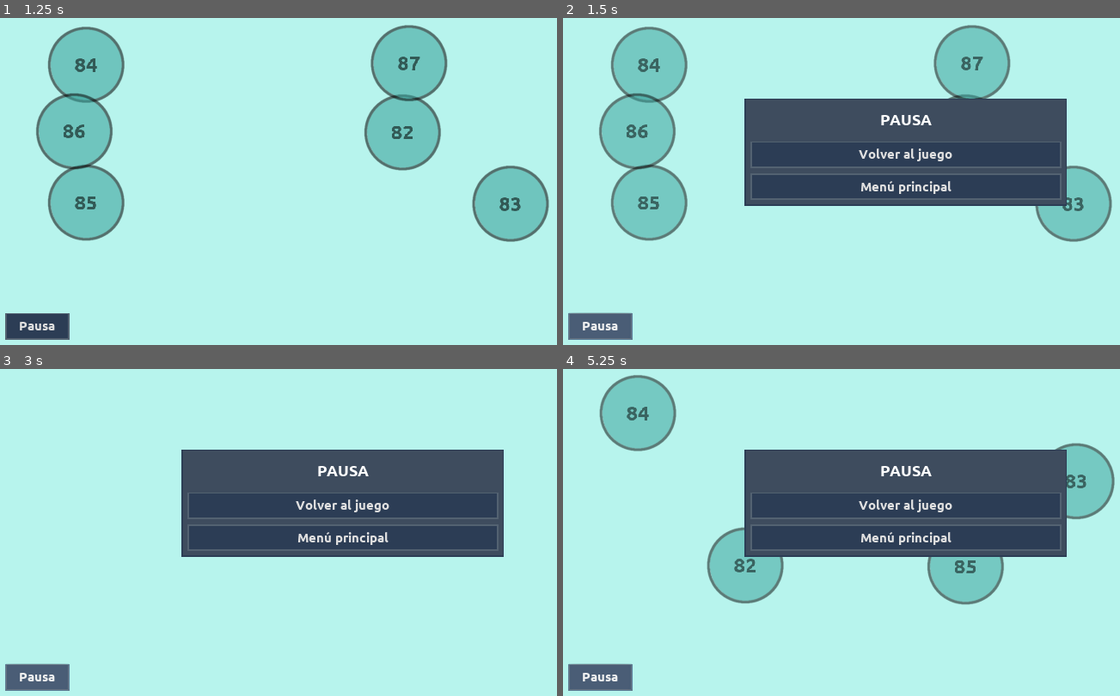
Above: before the commit, frames 1-4 (two rows, left to right).
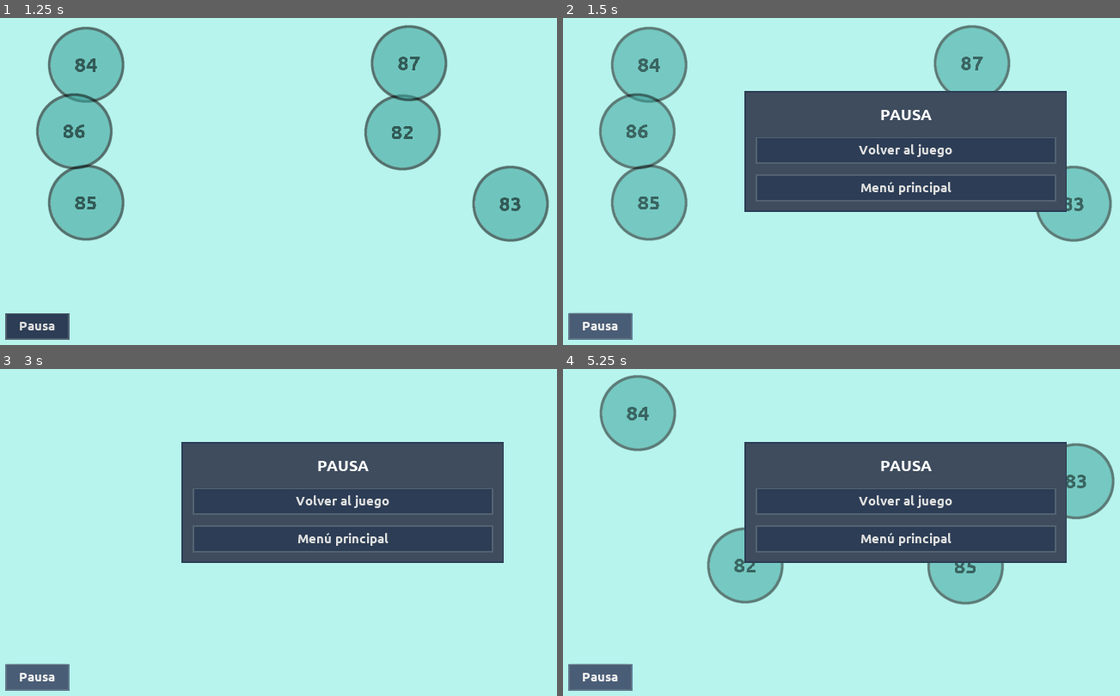
Above: after the commit, the same moments.

Repository: moisesjbc/contando-hasta-100
Game: Godot game, scene res://gui/main_menu/main_menu.tscn
Same seed, same stepped clock (60 frames per second), same inputs: the game is played once before the commit and once after it.
Inputs:
- Up to frame 1 (1.25 s): click "Empezar juego" at 0.5 s
- Up to frame 2 (1.5 s): click "Pausa" at 1.25 s
- Up to frame 3 (3 s): click "Volver al juego" at 2 s; click "Pausa" at 2.75 s
- Up to frame 4 (5.25 s): click "Menú principal" at 3.5 s; click "Empezar juego" at 4.25 s; click "Pausa" at 5 s

Frame 1 is identical in both runs. In frame 2, 4.1% of the frame differs, in the area x 32-91%, y 22-60%; in frame 3, 4.1%; in frame 4, 4.1%.

Commit message:
Minor adjustmens to pause menu

Diff:
--- a/godot-project/gameplay/gui/pause_menu.tscn
+++ b/godot-project/gameplay/gui/pause_menu/pause_menu.tscn
@@ -3,7 +3,7 @@
 [ext_resource path="res://gui/panel/panel.tscn" type="PackedScene" id=1]
 [ext_resource path="res://fonts/Ubuntu-B.ttf" type="DynamicFontData" id=2]
 [ext_resource path="res://gui/button/button.tscn" type="PackedScene" id=3]
-[ext_resource path="res://gameplay/gui/pause_menu.gd" type="Script" id=4]
+[ext_resource path="res://gameplay/gui/pause_menu/pause_menu.gd" type="Script" id=4]
 
 [sub_resource type="DynamicFont" id=1]
 size = 30
@@ -21,28 +21,28 @@
 anchor_bottom = 1.0
 
 [node name="panel" parent="center_container" instance=ExtResource( 1 )]
-margin_top = 260.0
-margin_bottom = 460.0
-rect_min_size = Vector2( 600, 200 )
+margin_top = 247.0
+margin_bottom = 472.0
+rect_min_size = Vector2( 600, 225 )
 
 [node name="margin_container" type="MarginContainer" parent="center_container/panel"]
 anchor_right = 1.0
 anchor_bottom = 1.0
-custom_constants/margin_right = 10
-custom_constants/margin_top = 10
-custom_constants/margin_left = 10
-custom_constants/margin_bottom = 10
+custom_constants/margin_right = 20
+custom_constants/margin_top = 20
+custom_constants/margin_left = 20
+custom_constants/margin_bottom = 20
 
 [node name="vbox_container" type="VBoxContainer" parent="center_container/panel/margin_container"]
-margin_left = 10.0
-margin_top = 10.0
-margin_right = 590.0
-margin_bottom = 190.0
-custom_constants/separation = 10
+margin_left = 20.0
+margin_top = 20.0
+margin_right = 580.0
+margin_bottom = 205.0
+custom_constants/separation = 20
 
 [node name="title" type="Label" parent="center_container/panel/margin_container/vbox_container"]
-margin_right = 580.0
-margin_bottom = 60.0
+margin_right = 560.0
+margin_bottom = 65.0
 size_flags_horizontal = 3
 size_flags_vertical = 3
 custom_fonts/font = SubResource( 1 )
@@ -51,15 +51,15 @@
 valign = 1
 
 [node name="resume_game_button" parent="center_container/panel/margin_container/vbox_container" instance=ExtResource( 3 )]
-margin_top = 70.0
-margin_right = 580.0
-margin_bottom = 120.0
+margin_top = 75.0
+margin_right = 560.0
+margin_bottom = 125.0
 text = "Volver al juego"
 
 [node name="return_to_main_menu_button" parent="center_container/panel/margin_container/vbox_container" instance=ExtResource( 3 )]
-margin_top = 130.0
-margin_right = 580.0
-margin_bottom = 180.0
+margin_top = 135.0
+margin_right = 560.0
+margin_bottom = 185.0
 text = "Menú principal"
 
 [node name="pause_button" parent="." instance=ExtResource( 3 )]
--- a/godot-project/gameplay/main/main.tscn
+++ b/godot-project/gameplay/main/main.tscn
@@ -8,7 +8,7 @@
 [ext_resource path="res://gameplay/gui/taunt_background/taunt_background.tscn" type="PackedScene" id=6]
 [ext_resource path="res://gameplay/notification/notification.tscn" type="PackedScene" id=7]
 [ext_resource path="res://gameplay/gui/trick_popup/trick_popup.tscn" type="PackedScene" id=8]
-[ext_resource path="res://gameplay/gui/pause_menu.tscn" type="PackedScene" id=9]
+[ext_resource path="res://gameplay/gui/pause_menu/pause_menu.tscn" type="PackedScene" id=9]
 
 [node name="main" type="Node2D"]
 script = ExtResource( 3 )
Renamed: godot-project/gameplay/gui/pause_menu.gd -> godot-project/gameplay/gui/pause_menu/pause_menu.gd
